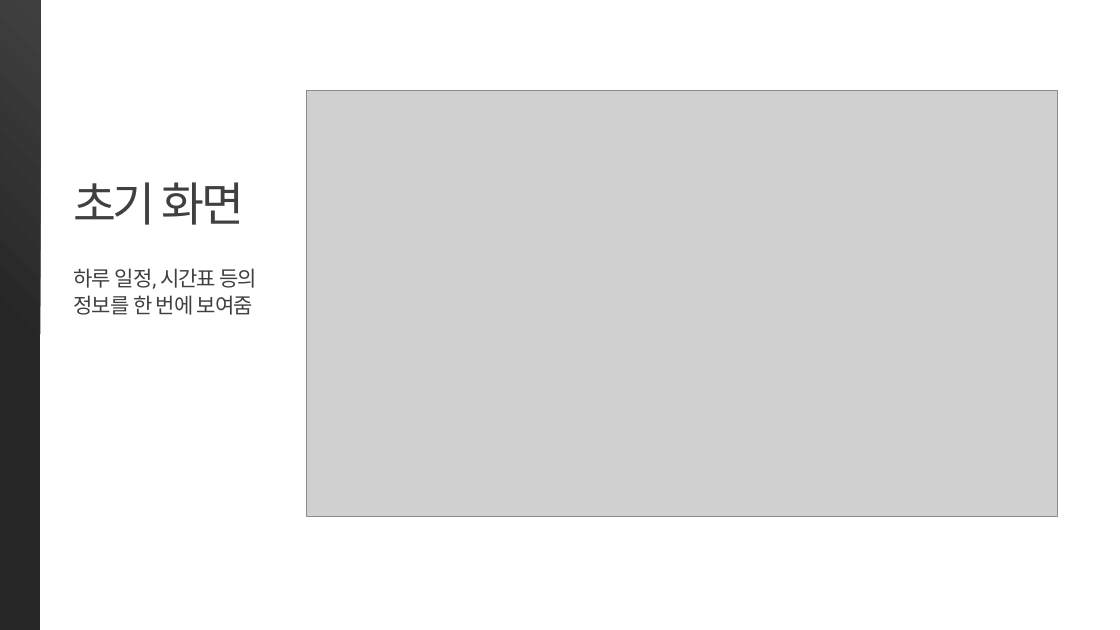
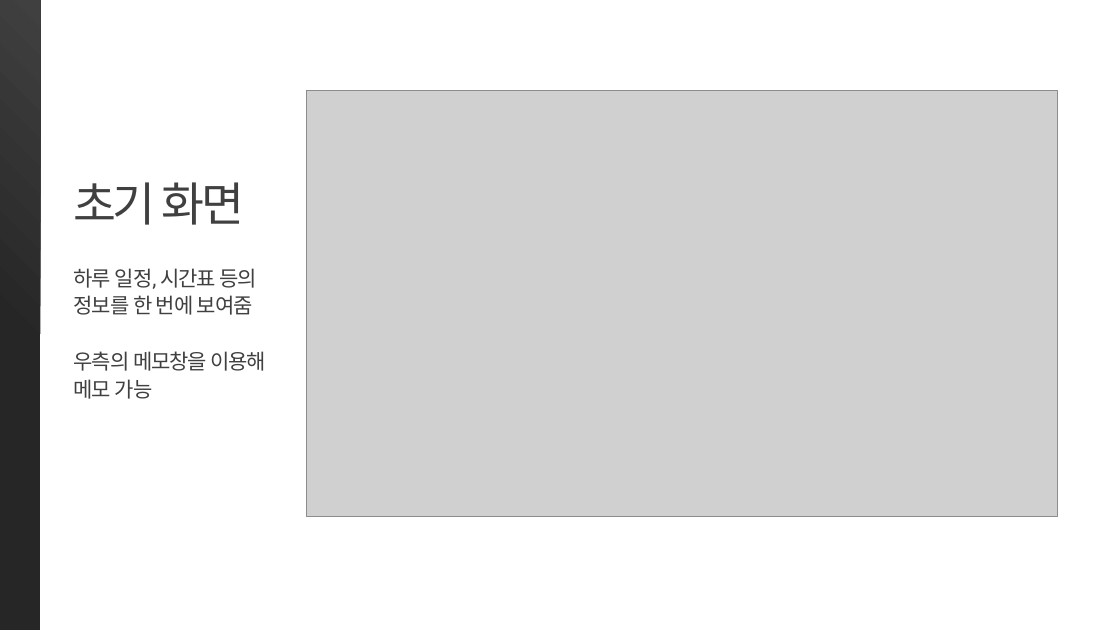
Before and after one commit to EvolvingProgrammer/OPENSOURCE16, a slide deck: slide 19 of ppt/계획서 0529.pptx. Drawn at 1120x630 pixels with LibreOffice and Linux fonts; fonts in the diff are those of the drawing; grey boxes stand for pictures. Boxes give left, top, right and bottom in pixels: in the first picture for what was removed or moved away, otherwise in the second. Text is boxed around its words. In the diff, an @@ line names an element or a change of style, - is before the commit and + after.

Commit message:
내용 추가

```diff
--- a/ppt/계획서 0529.pptx
+++ b/ppt/계획서 0529.pptx
@@ text at [74,351,266,399]: paragraphs added @@
+우측의 메모창을 이용해
+메모 가능
```
